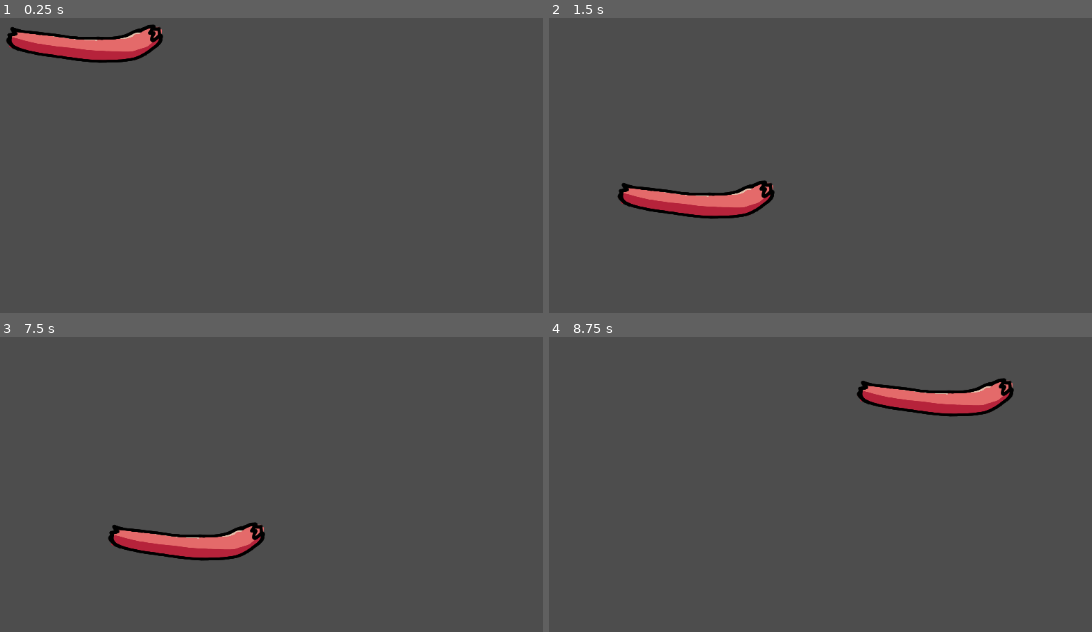
Above: before the commit, frames 1-4 (two rows, left to right).
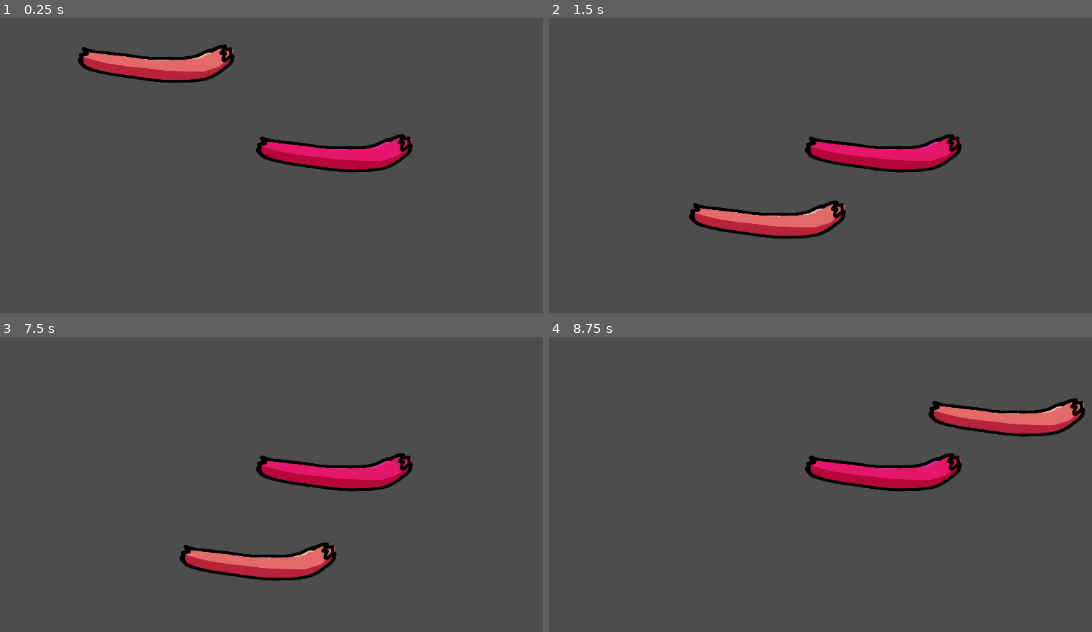
Above: after the commit, the same moments.

Repository: duncan-iaria/hotdog-hero
Game: Godot game, scene res://scenes/Cart.tscn
Two runs of this game, one before a commit and one after it. Both use one fixed random seed, a clock stepped at 60 frames per second and the inputs below. The project has no main scene, so this scene is started directly.
Inputs (mouse positions are in pixels of both pictures, inside the frame that each line leads up to):
- Up to frame 1 (0.25 s): no input
- Up to frame 2 (1.5 s): tap Enter at 0.5 s; drag from (635, 44) to (934, 79) at 0.52 s; tap Space at 1.25 s; drag from (695, 200) to (934, 77) at 1.27 s
- Up to frame 3 (7.5 s): tap Enter at 2, 3.5 s; move the mouse to (385, 398) at 2.02 s; press the mouse at (385, 398) at 2.03 s; release the mouse at (385, 398) at 2.75 s; tap Space at 2.75, 4.25 s; drag from (266, 587) to (65, 428) at 2.77 s; move the mouse to (outside the picture) at 3.52 s; press the mouse at (outside the picture) at 3.53 s; release the mouse at (outside the picture) at 4.25 s; drag from (65, 428) to (146, 516) at 4.27 s; move the mouse to (347, 496) at 5.02 s; press the mouse at (347, 496) at 5.03 s; release the mouse at (347, 496) at 5.75 s; drag from (190, 384) to (146, 519) at 5.77 s; move the mouse to (483, 472) at 6.52 s; press the mouse at (483, 472) at 6.53 s; release the mouse at (483, 472) at 7.25 s; drag from (146, 519) to (266, 587) at 7.27 s
- Up to frame 4 (8.75 s): move the mouse to (934, 398) at 8.02 s; press the mouse at (934, 398) at 8.03 s

The runs differ from the first frame. In frame 1, 6.8% of the frame differs, in the area x 1-77%, y 2-53%; in frame 2, 6.8%; in frame 3, 6.8%; in frame 4, 6.9%, in the area x 47-99%, y 13-53%.

Commit message:
🔧 enabled y-sorting, needs to be on parent object

Diff:
--- a/hotdog-hero/scenes/Cart.tscn
+++ b/hotdog-hero/scenes/Cart.tscn
@@ -7,9 +7,27 @@
 size = Vector2(231, 61)
 
 [node name="Cart" type="Node2D"]
+y_sort_enabled = true
+
+[node name="Hotdog2" type="Node2D" parent="."]
+y_sort_enabled = true
+position = Vector2(617, 287)
+metadata/_edit_group_ = true
+
+[node name="Art" type="Sprite2D" parent="Hotdog2"]
+self_modulate = Color(1, 0.219608, 1, 1)
+texture = ExtResource("1_h4u3a")
+
+[node name="Draggable" type="Area2D" parent="Hotdog2"]
+script = ExtResource("2_6qeuo")
+
+[node name="CollisionShape2D" type="CollisionShape2D" parent="Hotdog2/Draggable"]
+position = Vector2(-1.5, 1.5)
+shape = SubResource("RectangleShape2D_82pgn")
 
 [node name="Hotdog" type="Node2D" parent="."]
-position = Vector2(257, 129)
+y_sort_enabled = true
+position = Vector2(360, 158)
 metadata/_edit_group_ = true
 
 [node name="Art" type="Sprite2D" parent="Hotdog"]
@@ -22,4 +40,5 @@
 position = Vector2(-1.5, 1.5)
 shape = SubResource("RectangleShape2D_82pgn")
 
+[connection signal="input_event" from="Hotdog2/Draggable" to="Hotdog2/Draggable" method="_on_input_event"]
 [connection signal="input_event" from="Hotdog/Draggable" to="Hotdog/Draggable" method="_on_input_event"]
